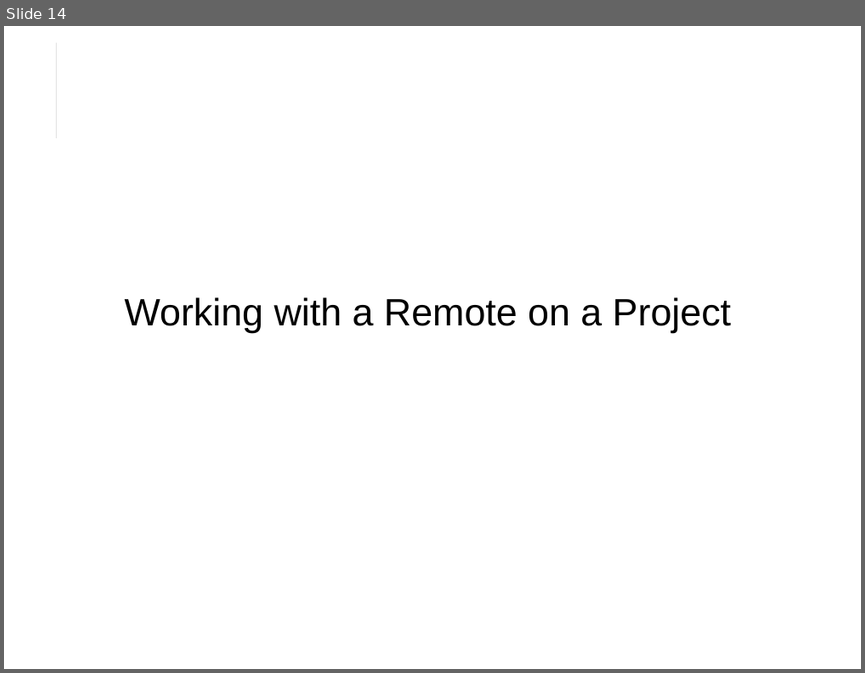
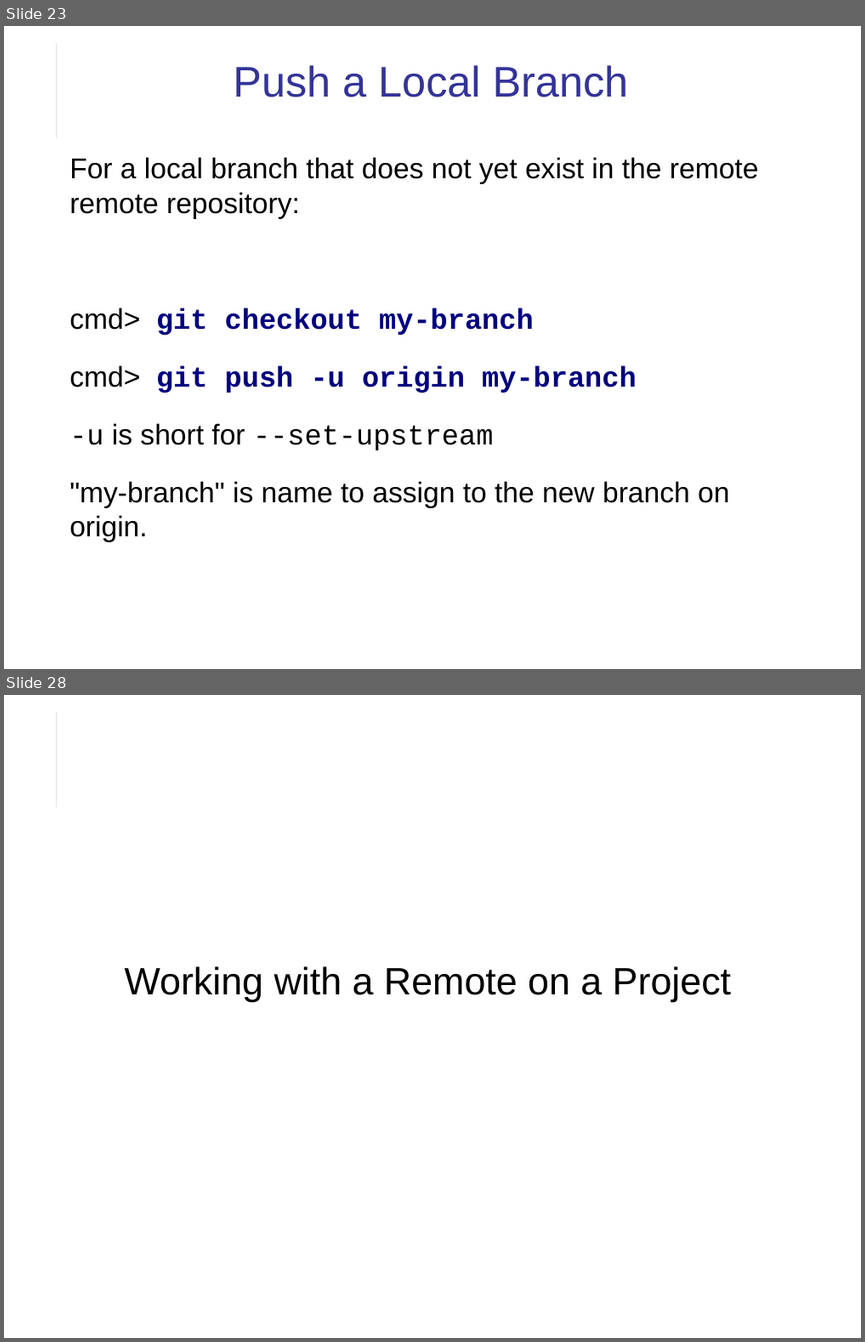
Before and after one commit to cpske/ISP, a slide deck: git/Git-Remotes.odp. Shown one above the other, each under a label of ours: slide 14 before the commit, slides 23 and 28 after it; the slides between them are not shown. The pictures are 865x673 and 865x1342 pixels, drawn with LibreOffice and Linux fonts; fonts in the diff are those of the drawing. Boxes give left, top, right and bottom in pixels: in the first picture for what was removed or moved away, otherwise in the second. Text is boxed around its words. In the diff, an @@ line names an element or a change of style, - is before the commit and + after.

Commit message:
add git remotes assignment

```diff
--- a/git/Git-Remotes.odp
+++ b/git/Git-Remotes.odp
@@ slide 23 added at [4,26,861,669], background #FFFFFF; not listed: 2 template elements that a slide beside it also shows @@
@@ title added at [233,65,629,97], 36 pt, text #333399 @@
+Push a Local Branch
@@ text added at [69,157,759,542], 24 pt, text #000000 @@
+For a local branch that does not yet exist in the remote remote repository:
+cmd> git checkout my-branch
+cmd> git push -u origin my-branch
+-u is short for --set-upstream
+"my-branch" is name to assign to the new branch on origin.
@@ what was slide 14 is now slide 28 @@
```
Also in this commit, not shown: 8 slides changed, 13 other slides added, 9 other files.
